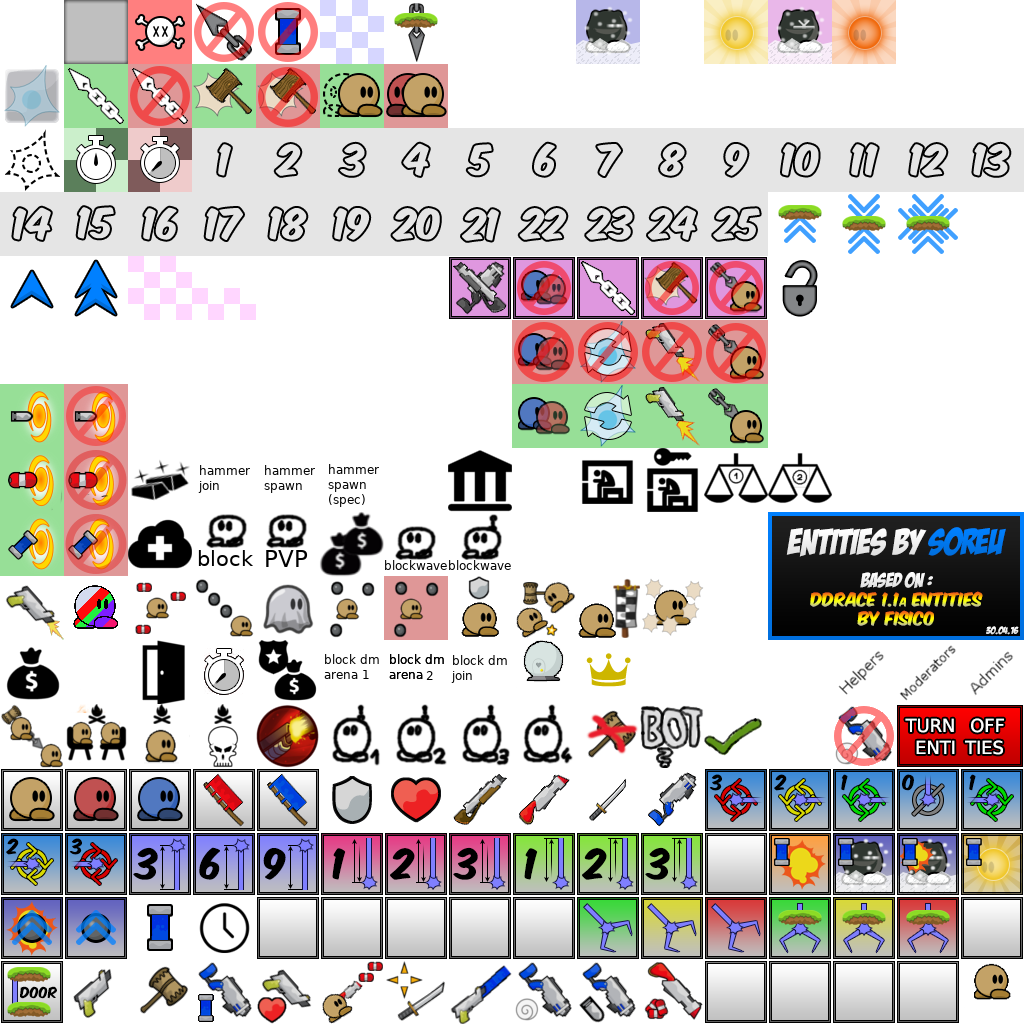
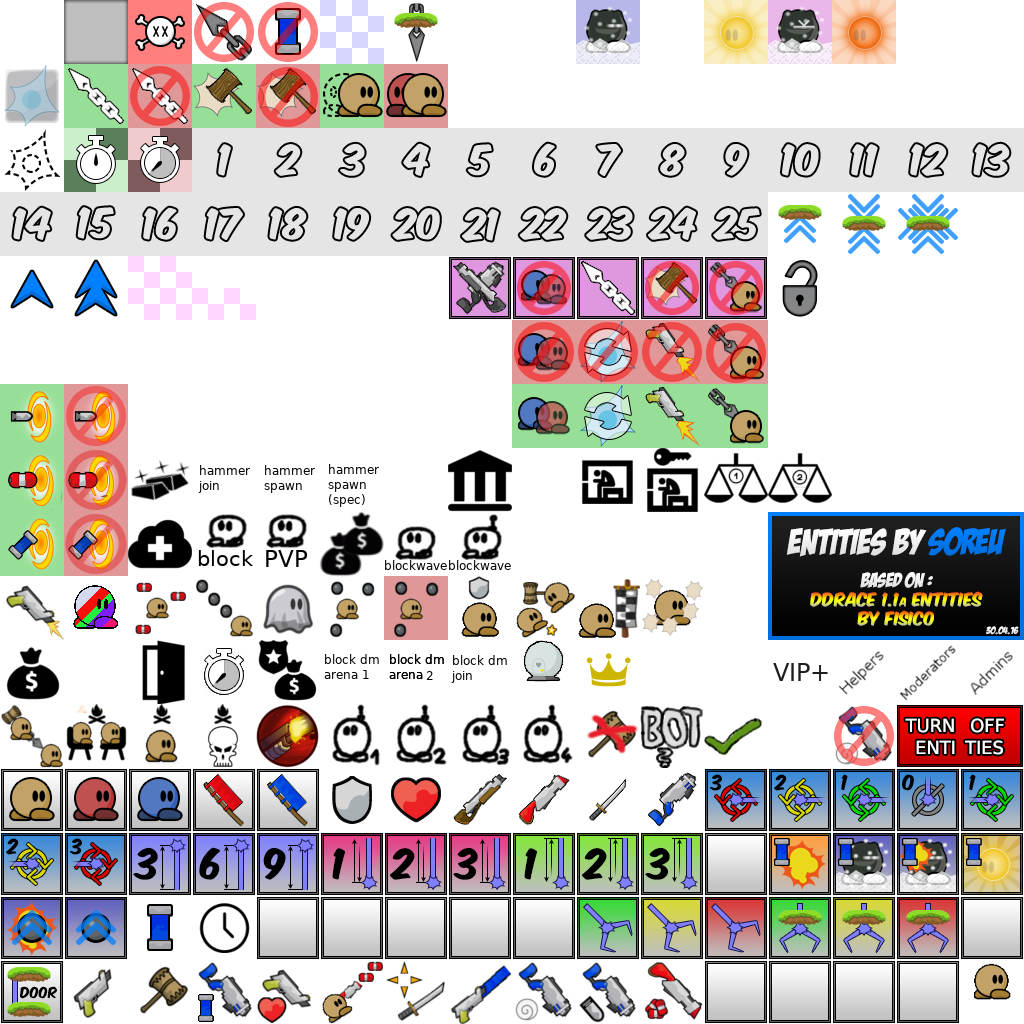
Before/after of a 1024px x 1024px layered artwork. What changed in the layer stack:
added layer "TILE_VIP_PLUS_ONLY" above "captcha_ddpp" over <box>773,663,828,681</box>
